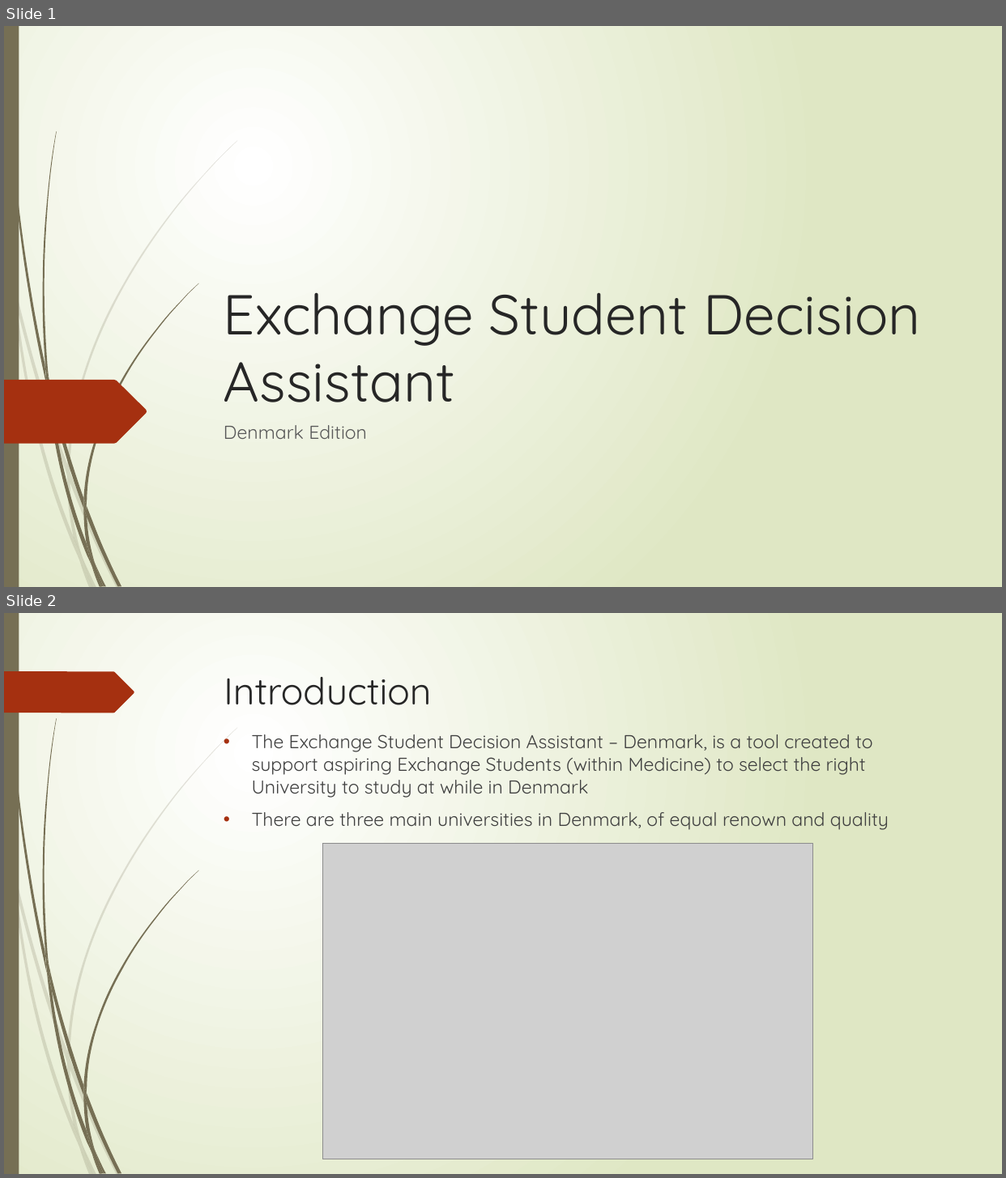
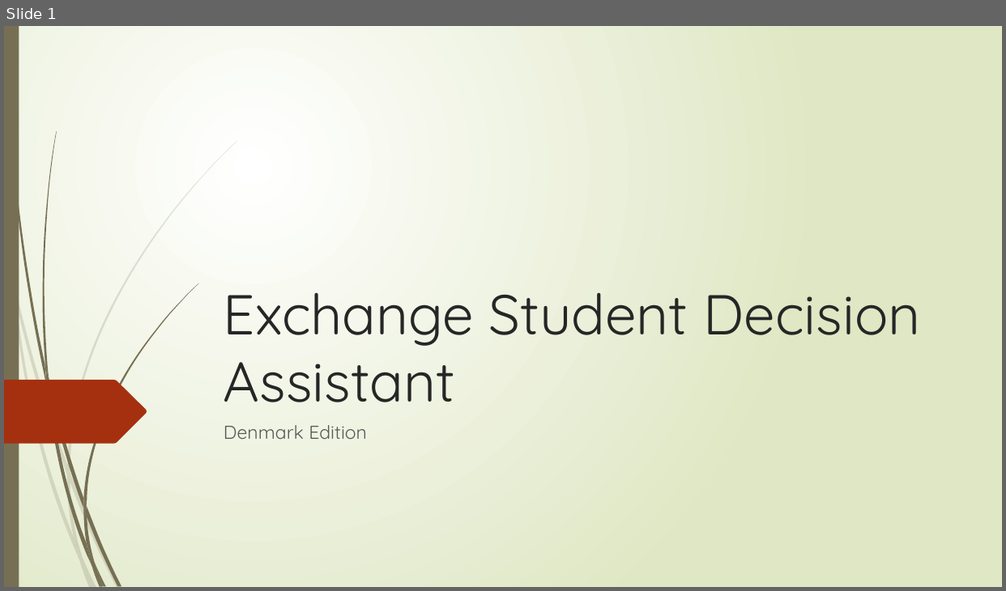
Before and after one commit to VintageVinyl/Coursera_Capstone, a slide deck: Exchange Student Decision Assistant.pptx. Shown one above the other, each under a label of ours: slides 1 and 2 before the commit, slide 1 after it. The pictures are 1006x1178 and 1006x591 pixels, drawn with LibreOffice and Linux fonts; fonts in the diff are those of the drawing; grey boxes stand for pictures. Boxes give left, top, right and bottom in pixels: in the first picture for what was removed or moved away, otherwise in the second. Text is boxed around its words. In the diff, an @@ line names an element or a change of style, - is before the commit and + after.

```diff
--- a/Exchange Student Decision Assistant.pptx
+++ b/Exchange Student Decision Assistant.pptx
@@ slide 2 removed at (4,613,1002,1174), background gradient #FFFFFF to #DFE8C4; not listed: 23 template elements that a slide beside it also shows @@
@@ freeform shape removed at (4,671,134,713) @@
@@ title removed at (224,677,431,705) @@
-Introduction
@@ text removed at (252,735,889,830) @@
-• The Exchange Student Decision Assistant – Denmark, is a tool created to support aspiring Exchange Students (within Medicine) to select the right University to study at while in Denmark
-• There are three main universities in Denmark, of equal renown and quality
@@ picture removed at (323,844,812,1160) @@
```
Also in this commit, not shown: 11 slides added, 4 other slides removed.
